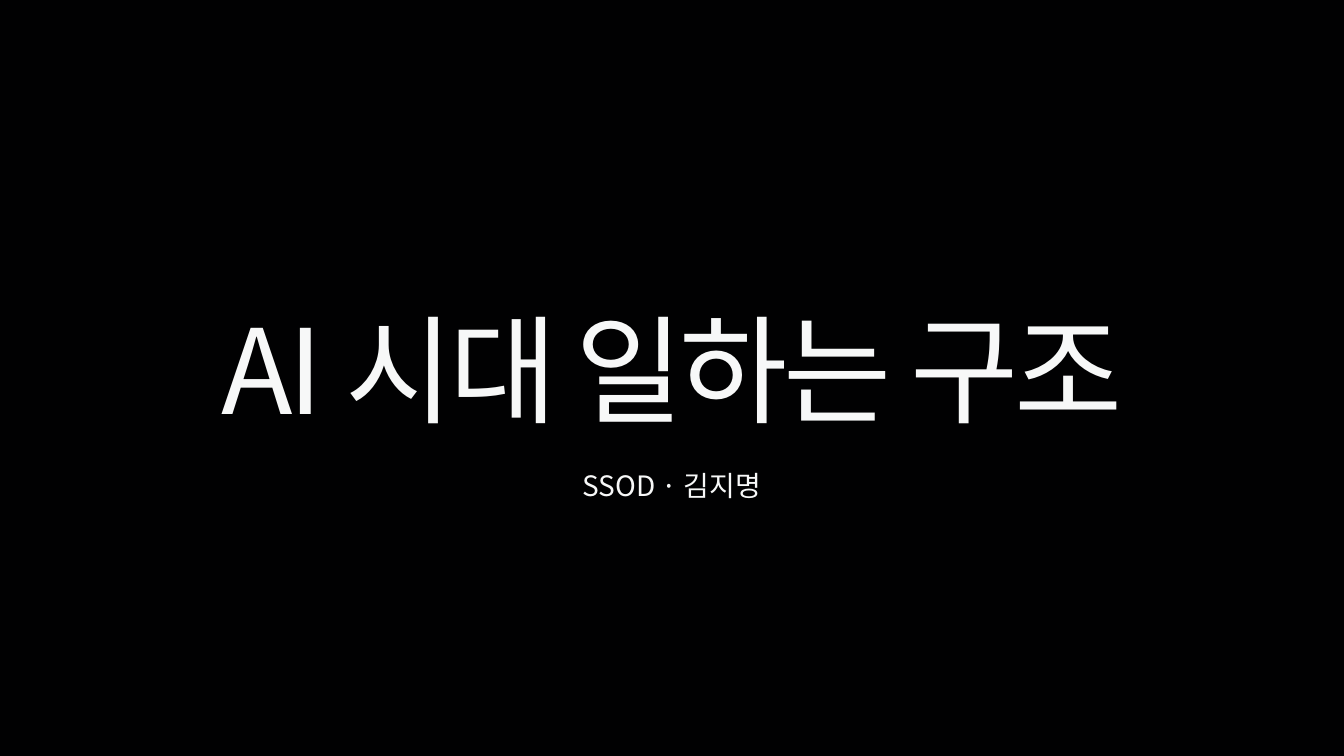
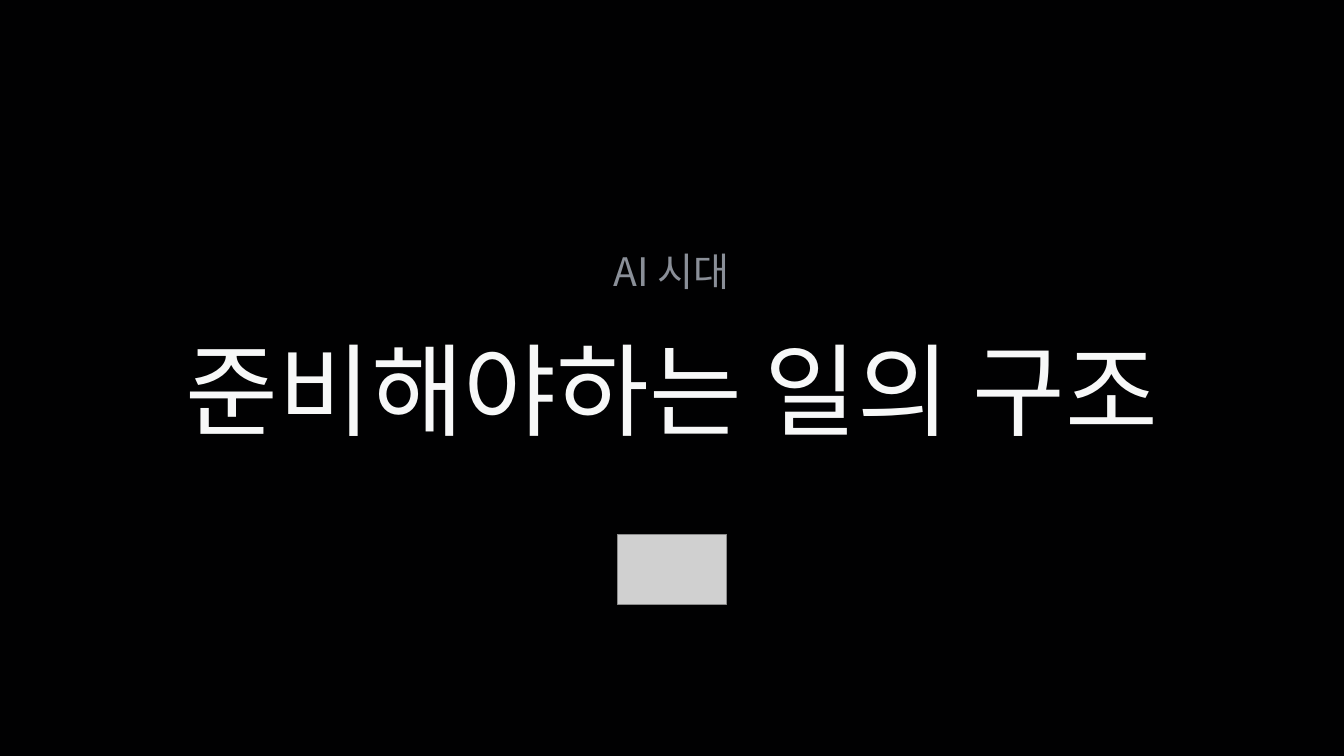
Before and after one commit to ssodcompany/edu-agent, a slide deck: slide 1 of lectures/03_sor_framework/BNI_SoR_v10.pptx. Drawn at 1344x756 pixels with LibreOffice and Linux fonts; fonts in the diff are those of the drawing; grey boxes stand for pictures. Boxes give left, top, right and bottom in pixels: in the first picture for what was removed or moved away, otherwise in the second. Text is boxed around its words. In the diff, an @@ line names an element or a change of style, - is before the commit and + after.

```diff
--- a/lectures/03_sor_framework/BNI_SoR_v10.pptx
+++ b/lectures/03_sor_framework/BNI_SoR_v10.pptx
@@ text "AI 시대" at (x1=614, y1=253, x2=730, y2=289): vertical alignment middle to top @@
@@ text at (x1=614, y1=253, x2=730, y2=289): text changed; size 84 to 28 pt; text colour #F7F8F8 to #8A8F98 @@
-AI 시대 일하는 구조
+AI 시대
@@ text "준비해야하는 일의 구조" at (x1=186, y1=344, x2=1158, y2=436): vertical alignment top to middle @@
@@ text at (x1=186, y1=344, x2=1158, y2=436): text changed; size 20 to 72 pt @@
-SSOD · 김지명
+준비해야하는 일의 구조
@@ picture added at (x1=618, y1=534, x2=727, y2=605) @@
```
Also in this commit, not shown: 10 other slides changed, 2 slides added, 2 slides removed, 3 other files.
